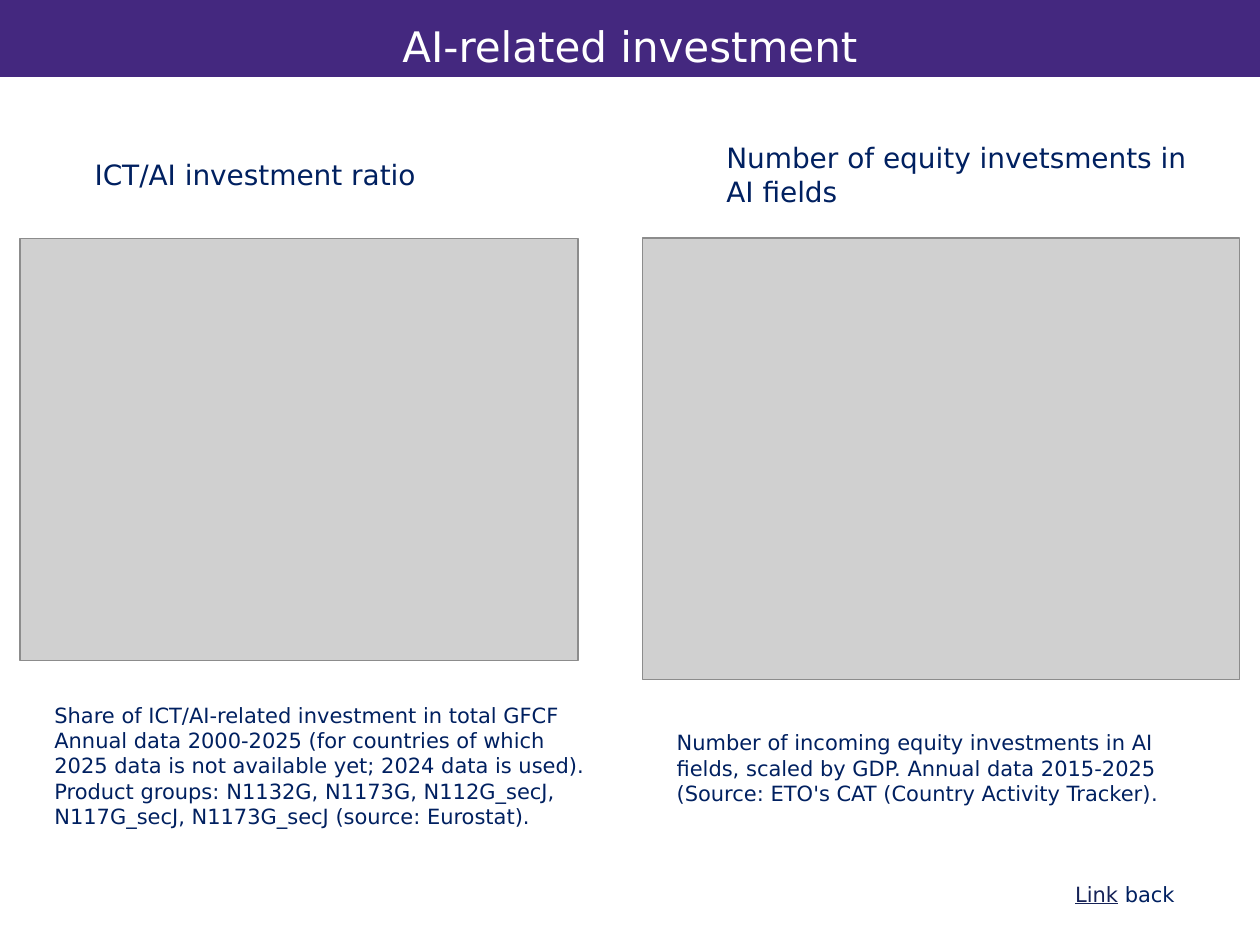
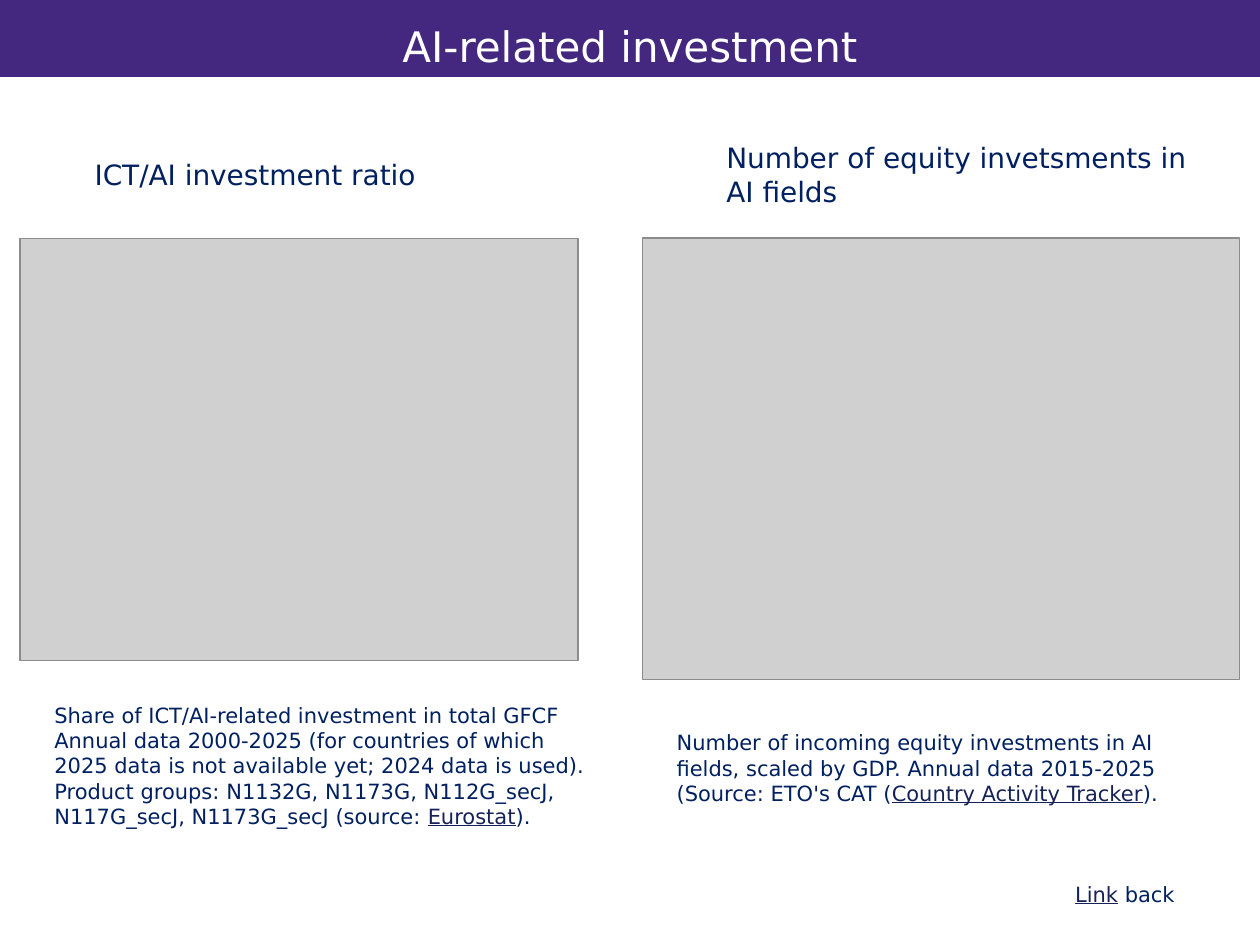
Before and after one commit to vandenEnd/scripts, a slide deck: slide 13 of Resilience.pptx. Drawn at 1260x945 pixels with LibreOffice and Linux fonts; fonts in the diff are those of the drawing; grey boxes stand for pictures; background and template pictures are left out. Boxes give left, top, right and bottom in pixels: in the first picture for what was removed or moved away, otherwise in the second. Text is boxed around its words. In the diff, an @@ line names an element or a change of style, - is before the commit and + after.

```diff
--- a/Resilience.pptx
+++ b/Resilience.pptx
@@ text at [54, 732, 583, 829]: text colour #002060 to #162257, underline on in "Eurostat)." @@
@@ text "Number of incoming equity investments ..." at [677, 734, 1158, 806]: text colour #002060 to #162257, underline on in "(Country Activity Tracker)." @@
```
Also in this commit, not shown: 3 other slides changed.
